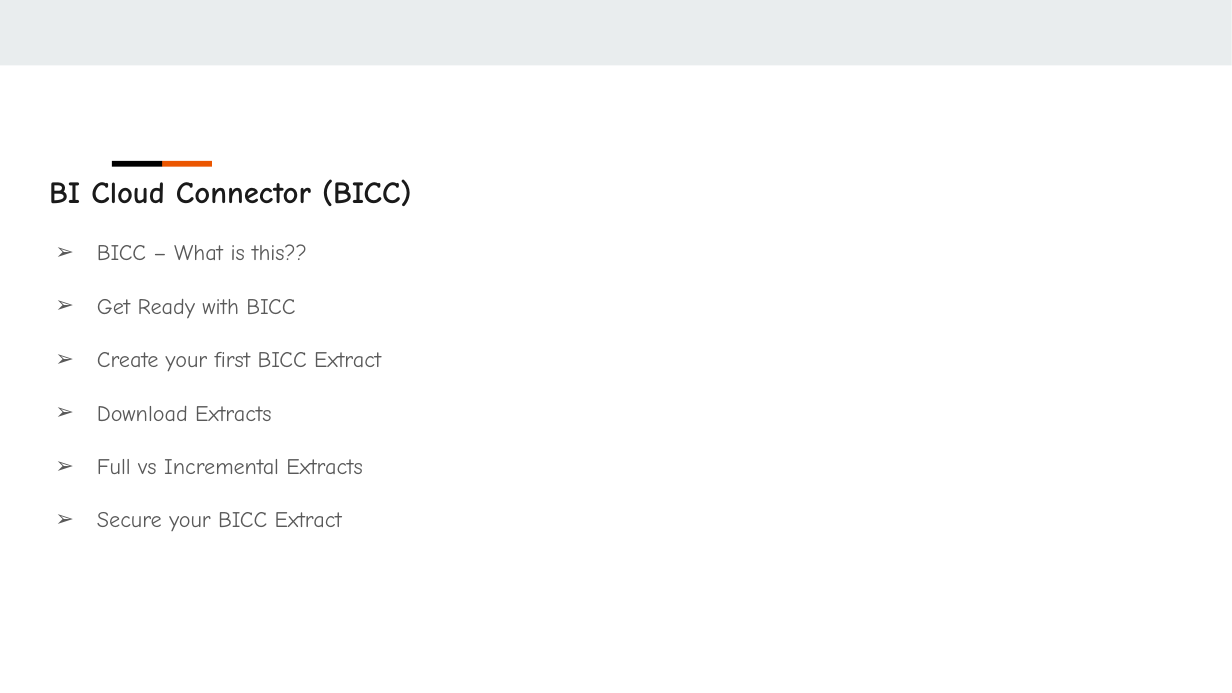
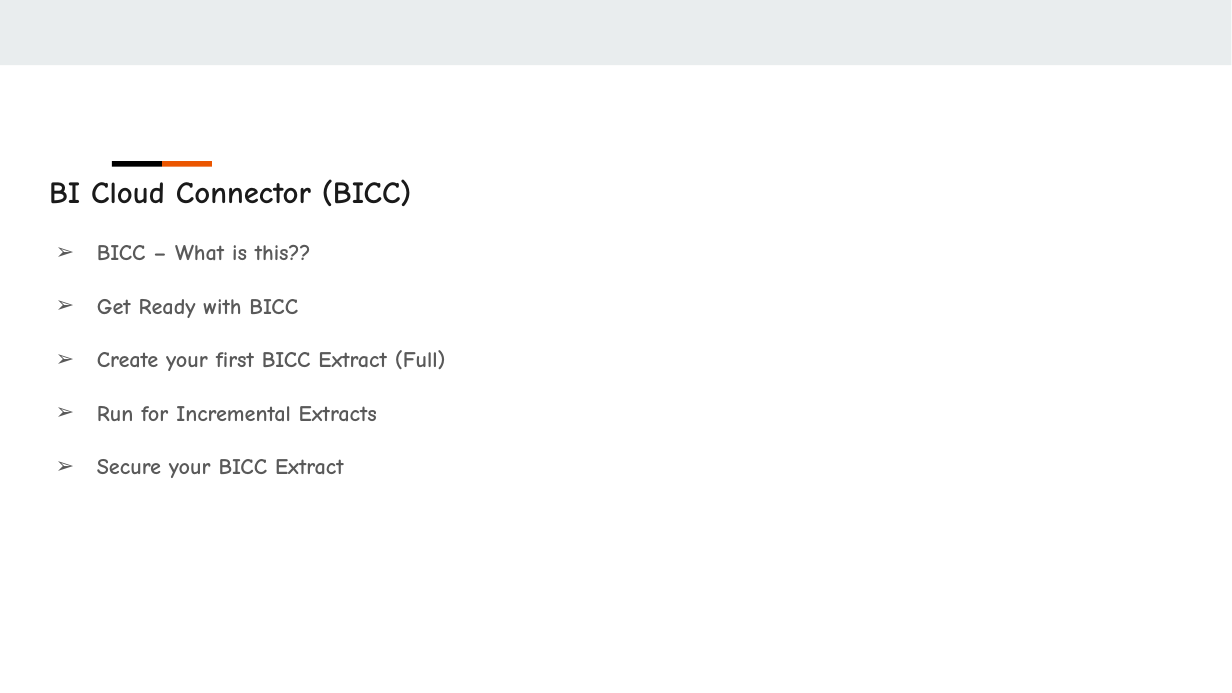
Before and after one commit to sharpenskill/fusionreports, a slide deck: slide 8 of 01.Introduction/1.Oracle Fusion Technical - BI,OTBI,BICC,FRS,SmartView & More - Course Preview/Oracle Fusion Technical - BI,OTBI,BICC,FRS,SmartView & More.pptx. Drawn at 1232x693 pixels with LibreOffice and Linux fonts; fonts in the diff are those of the drawing. Boxes give left, top, right and bottom in pixels: in the first picture for what was removed or moved away, otherwise in the second. Text is boxed around its words. In the diff, an @@ line names an element or a change of style, - is before the commit and + after.

```diff
--- a/01.Introduction/1.Oracle Fusion Technical - BI,OTBI,BICC,FRS,SmartView & More - Course Preview/Oracle Fusion Technical - BI,OTBI,BICC,FRS,SmartView & More.pptx
+++ b/01.Introduction/1.Oracle Fusion Technical - BI,OTBI,BICC,FRS,SmartView & More - Course Preview/Oracle Fusion Technical - BI,OTBI,BICC,FRS,SmartView & More.pptx
@@ text at [97, 245, 344, 478]: bold on in "BICC – What is this??", "Get Ready with BICC", "Secure your BICC Extract" @@
@@ text at [97, 350, 446, 421]: text changed; bold on @@
-➢ Create your first BICC Extract
-➢ Download Extracts
-➢ Full vs Incremental Extracts
+➢ Create your first BICC Extract (Full)
+➢ Run for Incremental Extracts
```
Also in this commit, not shown: 8 other slides changed, 1 slide added, 1 slide removed.
